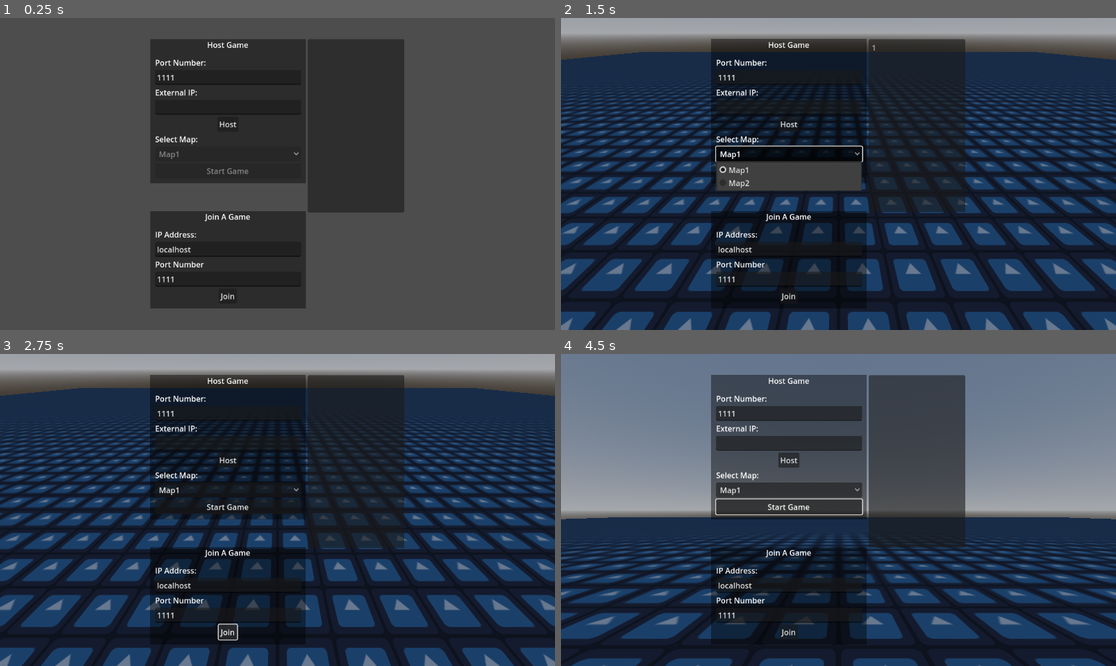
Above: before the commit, frames 1-4 (two rows, left to right).
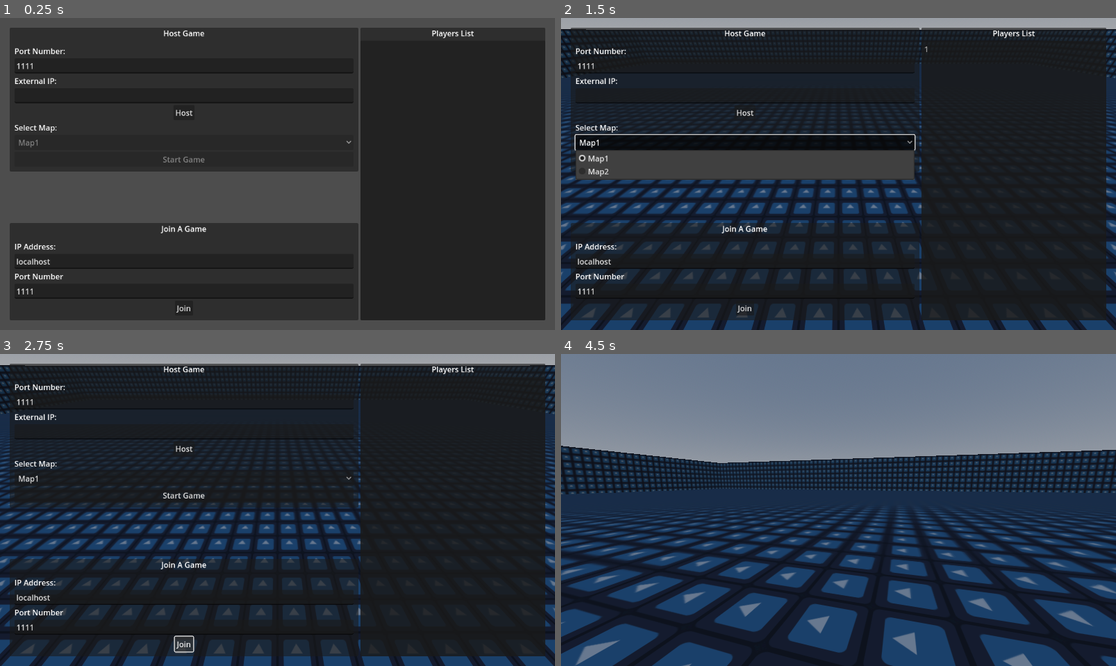
Above: after the commit, the same moments.

Repository: MacdonaldRobinson/Godot4-3D-Multiplayer-Game
Game: Godot game, scene res://Lobby/lobby.tscn
Same seed, same stepped clock (60 frames per second), same inputs: the game is played once before the commit and once after it. The engine's default icon, where the game draws it, is replaced by a stand-in: a white triangle on a blue panel in a dark square.
Inputs (mouse positions are in pixels of both pictures, inside the frame that each line leads up to):
- Up to frame 1 (0.25 s): no input
- Up to frame 2 (1.5 s): click "Host" at 0.5 s; click "Map1" at 1.25 s
- Up to frame 3 (2.75 s): click "Join" at 2 s
- Up to frame 4 (4.5 s): click "Start Game" at 2.75 s; click (788, 506) at 3.5 s, where only the run before the commit has a clickable "Start Game"; tap Enter at 4.25 s; move the mouse to (866, 510) at 4.27 s; hold W (forward) from 4.28 s (still down); tap Ctrl (toggle_mouse_capture) at 4.35 s

The runs differ from the first frame. In frame 1, 56% of the frame differs, in the area x 1-99%, y 3-97%; in frame 2, 51%; in frame 3, 48%; in frame 4, 57%, in the area x 0-100%, y 6-100%.
Error after the commit: Assertion failed: UPNP Discovery Failed (res://Lobby/LobbyManagerUI/lobby_manager_ui.gd:149)

Commit message:
Added UPNP

Diff:
--- /dev/null
+++ b/Lobby/LobbyManagerUI/PlayersList/players_list.tscn
@@ -0,0 +1,20 @@
+[gd_scene format=3 uid="uid://dlnhagrmt1rkv"]
+
+[node name="PlayersList" type="PanelContainer"]
+anchors_preset = 15
+anchor_right = 1.0
+anchor_bottom = 1.0
+grow_horizontal = 2
+grow_vertical = 2
+
+[node name="VBoxContainer" type="VBoxContainer" parent="."]
+layout_mode = 2
+
+[node name="PlayersListLabel" type="Label" parent="VBoxContainer"]
+layout_mode = 2
+text = "Players List"
+
+[node name="PlayersList" type="ItemList" parent="VBoxContainer"]
+layout_mode = 2
+size_flags_vertical = 3
+select_mode = 1
--- a/Lobby/LobbyManagerUI/lobby_manager_ui.gd
+++ b/Lobby/LobbyManagerUI/lobby_manager_ui.gd
@@ -1,13 +1,16 @@
 extends Control
 class_name LobbyManagerUI
 
-@onready var host_port_number = $MarginContainer/HBoxContainer/VBoxContainer3/Host_Join/VBoxContainer/Host/VBoxContainer/MarginContainer2/MarginContainer/PortNumber/PortNumberInput
-@onready var map_selector = $MarginContainer/HBoxContainer/VBoxContainer3/Host_Join/VBoxContainer/Host/VBoxContainer/MarginContainer2/MarginContainer/HostButtonFields/SelectMap/SelectMapInput
-@onready var players_list = $MarginContainer/HBoxContainer/VBoxContainer/PlayersList
-@onready var join_ip_address = $MarginContainer/HBoxContainer/VBoxContainer3/Host_Join/VBoxContainer/Join/VBoxContainer/MarginContainer2/MarginContainer/IPAddressFields/IPAddressInput
-@onready var join_port_number = $MarginContainer/HBoxContainer/VBoxContainer3/Host_Join/VBoxContainer/Join/VBoxContainer/MarginContainer2/MarginContainer/JoinPortNumberFields/JoinPortNumberInput
-@onready var host_external_ip_address = $MarginContainer/HBoxContainer/VBoxContainer3/Host_Join/VBoxContainer/Host/VBoxContainer/MarginContainer2/MarginContainer/HostButtonFields/ExternalIP/ExternalIPInput
-@onready var start_game = $MarginContainer/HBoxContainer/VBoxContainer3/Host_Join/VBoxContainer/Host/VBoxContainer/MarginContainer2/MarginContainer/HostButtonFields/StartGameButton
+@onready var host_port_number = $MarginContainer/HBoxContainer/VBoxContainer3/Host_Join/VBoxContainer/Host/PanelContainer/VBoxContainer/MarginContainer2/MarginContainer/PortNumber/PortNumberInput
+@onready var map_selector = $MarginContainer/HBoxContainer/VBoxContainer3/Host_Join/VBoxContainer/Host/PanelContainer/VBoxContainer/MarginContainer2/MarginContainer/HostButtonFields/SelectMap/SelectMapInput
+@onready var players_list = $MarginContainer/HBoxContainer/VBoxContainer/PanelContainer/VBoxContainer/PlayersList
+@onready var join_ip_address = $MarginContainer/HBoxContainer/VBoxContainer3/Host_Join/VBoxContainer/Join/PanelContainer/VBoxContainer/MarginContainer2/MarginContainer/IPAddressFields/IPAddressInput
+@onready var join_port_number = $MarginContainer/HBoxContainer/VBoxContainer3/Host_Join/VBoxContainer/Join/PanelContainer/VBoxContainer/MarginContainer2/MarginContainer/JoinPortNumberFields/JoinPortNumberInput
+@onready var host_external_ip_address = $MarginContainer/HBoxContainer/VBoxContainer3/Host_Join/VBoxContainer/Host/PanelContainer/VBoxContainer/MarginContainer2/MarginContainer/HostButtonFields/ExternalIP/ExternalIPInput
+@onready var start_game = $MarginContainer/HBoxContainer/VBoxContainer3/Host_Join/VBoxContainer/Host/PanelContainer/VBoxContainer/MarginContainer2/MarginContainer/HostButtonFields/StartGameButton
+
+@export var player_packed_scene:PackedScene
+@export var map_packed_scenes:Array[PackedScene]
 
 var selected_map_index = 0
 var map_scenes: Array[Map]
@@ -22,14 +25,10 @@
 signal StartGame(players:Array[Player])
 
 func _ready():
-	var map_scene_1:Map = preload("res://Maps/Map1/map_1.tscn").instantiate()
-	var map_scene_2:Map = preload("res://Maps/Map2/map_2.tscn").instantiate()
-
-	map_scenes.push_back(map_scene_1)
-	map_scenes.push_back(map_scene_2)
-
-	for scene in map_scenes:
-		map_selector.add_item(scene.name)
+	for map_packed_scene in map_packed_scenes:
+		var scene_instance:Map = map_packed_scene.instantiate()
+		map_scenes.push_back(scene_instance)
+		map_selector.add_item(scene_instance.name)
 
 # Called every frame. 'delta' is the elapsed time since the previous frame.
 func _process(delta):
@@ -45,6 +44,8 @@
 
 	EmmitMapSelected(selected_map_index)
 	add_player(host_peer_id)
+
+	setup_upnp()
 
 	map_selector.disabled = false
 	start_game.disabled = false
@@ -87,7 +88,7 @@
 func add_player(peer_id):
 
 	print("add_player", peer_id)
-	var player = preload("res://Characters/Player/player.tscn").instantiate()
+	var player = player_packed_scene.instantiate()
 	player.name = str(peer_id)
 	player.set_multiplayer_authority(peer_id)
 
@@ -140,3 +141,19 @@
 
 func _on_start_game_button_pressed():
 	StartGame.emit(players)
+
+func setup_upnp():
+	var upnp = UPNP.new()
+	var discover_result = upnp.discover()
+
+	assert(discover_result == UPNP.UPNP_RESULT_SUCCESS, "UPNP Discovery Failed")
+
+	assert(upnp.get_gateway() and upnp.get_gateway().is_valid_gateway() , "UPNP Invalid Gateway")
+
+	var map_result = upnp.add_port_mapping(int(host_port_number.text))
+
+	assert(map_result == UPNP.UPNP_RESULT_SUCCESS, "UPNP Port Mapping Failed")
+
+	print("Successfully Join Address ")
+
+	host_external_ip_address.text = upnp.query_external_address()
--- a/Lobby/LobbyManagerUI/lobby_manager_ui.tscn
+++ b/Lobby/LobbyManagerUI/lobby_manager_ui.tscn
@@ -1,6 +1,9 @@
-[gd_scene load_steps=2 format=3 uid="uid://bu1hfecohiqq5"]
+[gd_scene load_steps=5 format=3 uid="uid://bu1hfecohiqq5"]
 
 [ext_resource type="Script" path="res://Lobby/LobbyManagerUI/lobby_manager_ui.gd" id="1_ni4bo"]
+[ext_resource type="PackedScene" uid="uid://iblvcgqey3fc" path="res://Characters/Player/player.tscn" id="2_ijpgf"]
+[ext_resource type="PackedScene" uid="uid://dx2di36fgl7q" path="res://Maps/Map1/map_1.tscn" id="3_iln7k"]
+[ext_resource type="PackedScene" uid="uid://b2nj73nv1hj5u" path="res://Maps/Map2/map_2.tscn" id="4_gg813"]
 
 [node name="LobbyManagerUI" type="Control"]
 layout_mode = 3
@@ -10,6 +13,8 @@
 grow_horizontal = 2
 grow_vertical = 2
 script = ExtResource("1_ni4bo")
+player_packed_scene = ExtResource("2_ijpgf")
+map_packed_scenes = Array[PackedScene]([ExtResource("3_iln7k"), ExtResource("4_gg813")])
 
 [node name="MarginContainer" type="MarginContainer" parent="."]
 layout_mode = 1
@@ -18,158 +23,156 @@
 anchor_bottom = 1.0
 grow_horizontal = 2
 grow_vertical = 2
+theme_override_constants/margin_left = 20
+theme_override_constants/margin_top = 20
+theme_override_constants/margin_right = 20
+theme_override_constants/margin_bottom = 20
 
 [node name="HBoxContainer" type="HBoxContainer" parent="MarginContainer"]
 layout_mode = 2
-size_flags_horizontal = 4
-size_flags_vertical = 4
 
 [node name="VBoxContainer3" type="VBoxContainer" parent="MarginContainer/HBoxContainer"]
 layout_mode = 2
-size_flags_horizontal = 4
-size_flags_vertical = 4
+size_flags_horizontal = 3
 
 [node name="Host_Join" type="MarginContainer" parent="MarginContainer/HBoxContainer/VBoxContainer3"]
 layout_mode = 2
+size_flags_vertical = 3
 
 [node name="VBoxContainer" type="VBoxContainer" parent="MarginContainer/HBoxContainer/VBoxContainer3/Host_Join"]
 layout_mode = 2
 
 [node name="Host" type="MarginContainer" parent="MarginContainer/HBoxContainer/VBoxContainer3/Host_Join/VBoxContainer"]
 layout_mode = 2
-
-[node name="ColorRect" type="ColorRect" parent="MarginContainer/HBoxContainer/VBoxContainer3/Host_Join/VBoxContainer/Host"]
-layout_mode = 2
-size_flags_vertical = 3
-color = Color(0, 0, 0, 0.419608)
-
-[node name="VBoxContainer" type="VBoxContainer" parent="MarginContainer/HBoxContainer/VBoxContainer3/Host_Join/VBoxContainer/Host"]
-layout_mode = 2
-
-[node name="HostGame" type="Label" parent="MarginContainer/HBoxContainer/VBoxContainer3/Host_Join/VBoxContainer/Host/VBoxContainer"]
+size_flags_vertical = 3
+
+[node name="PanelContainer" type="PanelContainer" parent="MarginContainer/HBoxContainer/VBoxContainer3/Host_Join/VBoxContainer/Host"]
+layout_mode = 2
+
+[node name="VBoxContainer" type="VBoxContainer" parent="MarginContainer/HBoxContainer/VBoxContainer3/Host_Join/VBoxContainer/Host/PanelContainer"]
+layout_mode = 2
+
+[node name="HostGame" type="Label" parent="MarginContainer/HBoxContainer/VBoxContainer3/Host_Join/VBoxContainer/Host/PanelContainer/VBoxContainer"]
 layout_mode = 2
 text = "Host Game"
 horizontal_alignment = 1
 
-[node name="MarginContainer2" type="MarginContainer" parent="MarginContainer/HBoxContainer/VBoxContainer3/Host_Join/VBoxContainer/Host/VBoxContainer"]
+[node name="MarginContainer2" type="MarginContainer" parent="MarginContainer/HBoxContainer/VBoxContainer3/Host_Join/VBoxContainer/Host/PanelContainer/VBoxContainer"]
 layout_mode = 2
 theme_override_constants/margin_left = 10
 theme_override_constants/margin_top = 10
 theme_override_constants/margin_right = 10
 theme_override_constants/margin_bottom = 10
 
-[node name="MarginContainer" type="VBoxContainer" parent="MarginContainer/HBoxContainer/VBoxContainer3/Host_Join/VBoxContainer/Host/VBoxContainer/MarginContainer2"]
-layout_mode = 2
-
-[node name="PortNumber" type="VBoxContainer" parent="MarginContainer/HBoxContainer/VBoxContainer3/Host_Join/VBoxContainer/Host/VBoxContainer/MarginContainer2/MarginContainer"]
-layout_mode = 2
-
-[node name="PortNumberLabel" type="Label" parent="MarginContainer/HBoxContainer/VBoxContainer3/Host_Join/VBoxContainer/Host/VBoxContainer/MarginContainer2/MarginContainer/PortNumber"]
+[node name="MarginContainer" type="VBoxContainer" parent="MarginContainer/HBoxContainer/VBoxContainer3/Host_Join/VBoxContainer/Host/PanelContainer/VBoxContainer/MarginContainer2"]
+layout_mode = 2
+
+[node name="PortNumber" type="VBoxContainer" parent="MarginContainer/HBoxContainer/VBoxContainer3/Host_Join/VBoxContainer/Host/PanelContainer/VBoxContainer/MarginContainer2/MarginContainer"]
+layout_mode = 2
+
+[node name="PortNumberLabel" type="Label" parent="MarginContainer/HBoxContainer/VBoxContainer3/Host_Join/VBoxContainer/Host/PanelContainer/VBoxContainer/MarginContainer2/MarginContainer/PortNumber"]
 layout_mode = 2
 text = "Port Number:"
 
-[node name="PortNumberInput" type="LineEdit" parent="MarginContainer/HBoxContainer/VBoxContainer3/Host_Join/VBoxContainer/Host/VBoxContainer/MarginContainer2/MarginContainer/PortNumber"]
+[node name="PortNumberInput" type="LineEdit" parent="MarginContainer/HBoxContainer/VBoxContainer3/Host_Join/VBoxContainer/Host/PanelContainer/VBoxContainer/MarginContainer2/MarginContainer/PortNumber"]
 layout_mode = 2
 size_flags_horizontal = 3
 text = "1111"
 
-[node name="HostButtonFields" type="VBoxContainer" parent="MarginContainer/HBoxContainer/VBoxContainer3/Host_Join/VBoxContainer/Host/VBoxContainer/MarginContainer2/MarginContainer"]
-layout_mode = 2
-
-[node name="ExternalIP" type="VBoxContainer" parent="MarginContainer/HBoxContainer/VBoxContainer3/Host_Join/VBoxContainer/Host/VBoxContainer/MarginContainer2/MarginContainer/HostButtonFields"]
-layout_mode = 2
-
-[node name="ExternalIPLabel" type="Label" parent="MarginContainer/HBoxContainer/VBoxContainer3/Host_Join/VBoxContainer/Host/VBoxContainer/MarginContainer2/MarginContainer/HostButtonFields/ExternalIP"]
+[node name="HostButtonFields" type="VBoxContainer" parent="MarginContainer/HBoxContainer/VBoxContainer3/Host_Join/VBoxContainer/Host/PanelContainer/VBoxContainer/MarginContainer2/MarginContainer"]
+layout_mode = 2
+
+[node name="ExternalIP" type="VBoxContainer" parent="MarginContainer/HBoxContainer/VBoxContainer3/Host_Join/VBoxContainer/Host/PanelContainer/VBoxContainer/MarginContainer2/MarginContainer/HostButtonFields"]
+layout_mode = 2
+
+[node name="ExternalIPLabel" type="Label" parent="MarginContainer/HBoxContainer/VBoxContainer3/Host_Join/VBoxContainer/Host/PanelContainer/VBoxContainer/MarginContainer2/MarginContainer/HostButtonFields/ExternalIP"]
 layout_mode = 2
 text = "External IP:"
 
-[node name="ExternalIPInput" type="LineEdit" parent="MarginContainer/HBoxContainer/VBoxContainer3/Host_Join/VBoxContainer/Host/VBoxContainer/MarginContainer2/MarginContainer/HostButtonFields/ExternalIP"]
-layout_mode = 2
-
-[node name="HostButton" type="Button" parent="MarginContainer/HBoxContainer/VBoxContainer3/Host_Join/VBoxContainer/Host/VBoxContainer/MarginContainer2/MarginContainer/HostButtonFields"]
+[node name="ExternalIPInput" type="LineEdit" parent="MarginContainer/HBoxContainer/VBoxContainer3/Host_Join/VBoxContainer/Host/PanelContainer/VBoxContainer/MarginContainer2/MarginContainer/HostButtonFields/ExternalIP"]
+layout_mode = 2
+
+[node name="HostButton" type="Button" parent="MarginContainer/HBoxContainer/VBoxContainer3/Host_Join/VBoxContainer/Host/PanelContainer/VBoxContainer/MarginContainer2/MarginContainer/HostButtonFields"]
 layout_mode = 2
 size_flags_horizontal = 4
 size_flags_vertical = 8
 text = "Host"
 
-[node name="SelectMap" type="VBoxContainer" parent="MarginContainer/HBoxContainer/VBoxContainer3/Host_Join/VBoxContainer/Host/VBoxContainer/MarginContainer2/MarginContainer/HostButtonFields"]
-layout_mode = 2
-
-[node name="SelectMapLabel" type="Label" parent="MarginContainer/HBoxContainer/VBoxContainer3/Host_Join/VBoxContainer/Host/VBoxContainer/MarginContainer2/MarginContainer/HostButtonFields/SelectMap"]
+[node name="SelectMap" type="VBoxContainer" parent="MarginContainer/HBoxContainer/VBoxContainer3/Host_Join/VBoxContainer/Host/PanelContainer/VBoxContainer/MarginContainer2/MarginContainer/HostButtonFields"]
+layout_mode = 2
+
+[node name="SelectMapLabel" type="Label" parent="MarginContainer/HBoxContainer/VBoxContainer3/Host_Join/VBoxContainer/Host/PanelContainer/VBoxContainer/MarginContainer2/MarginContainer/HostButtonFields/SelectMap"]
 layout_mode = 2
 text = "Select Map:"
 
-[node name="SelectMapInput" type="OptionButton" parent="MarginContainer/HBoxContainer/VBoxContainer3/Host_Join/VBoxContainer/Host/VBoxContainer/MarginContainer2/MarginContainer/HostButtonFields/SelectMap"]
+[node name="SelectMapInput" type="OptionButton" parent="MarginContainer/HBoxContainer/VBoxContainer3/Host_Join/VBoxContainer/Host/PanelContainer/VBoxContainer/MarginContainer2/MarginContainer/HostButtonFields/SelectMap"]
 layout_mode = 2
 size_flags_horizontal = 3
 disabled = true
 
-[node name="StartGameButton" type="Button" parent="MarginContainer/HBoxContainer/VBoxContainer3/Host_Join/VBoxContainer/Host/VBoxContainer/MarginContainer2/MarginContainer/HostButtonFields"]
+[node name="StartGameButton" type="Button" parent="MarginContainer/HBoxContainer/VBoxContainer3/Host_Join/VBoxContainer/Host/PanelContainer/VBoxContainer/MarginContainer2/MarginContainer/HostButtonFields"]
 layout_mode = 2
 disabled = true
 text = "Start Game"
 
 [node name="MarginContainer" type="MarginContainer" parent="MarginContainer/HBoxContainer/VBoxContainer3/Host_Join/VBoxContainer"]
 layout_mode = 2
+size_flags_vertical = 3
 theme_override_constants/margin_top = 50
 
 [node name="Join" type="MarginContainer" parent="MarginContainer/HBoxContainer/VBoxContainer3/Host_Join/VBoxContainer"]
 layout_mode = 2
-size_flags_vertical = 4
-
-[node name="ColorRect" type="ColorRect" parent="MarginContainer/HBoxContainer/VBoxContainer3/Host_Join/VBoxContainer/Join"]
-layout_mode = 2
-size_flags_vertical = 3
-color = Color(0, 0, 0, 0.419608)
-
-[node name="VBoxContainer" type="VBoxContainer" parent="MarginContainer/HBoxContainer/VBoxContainer3/Host_Join/VBoxContainer/Join"]
-layout_mode = 2
-size_flags_horizontal = 4
-
-[node name="JoinExistingGame" type="Label" parent="MarginContainer/HBoxContainer/VBoxContainer3/Host_Join/VBoxContainer/Join/VBoxContainer"]
+size_flags_vertical = 3
+
+[node name="PanelContainer" type="PanelContainer" parent="MarginContainer/HBoxContainer/VBoxContainer3/Host_Join/VBoxContainer/Join"]
+layout_mode = 2
+
+[node name="VBoxContainer" type="VBoxContainer" parent="MarginContainer/HBoxContainer/VBoxContainer3/Host_Join/VBoxContainer/Join/PanelContainer"]
+layout_mode = 2
+
+[node name="JoinExistingGame" type="Label" parent="MarginContainer/HBoxContainer/VBoxContainer3/Host_Join/VBoxContainer/Join/PanelContainer/VBoxContainer"]
 layout_mode = 2
 text = "Join A Game"
 horizontal_alignment = 1
 
-[node name="MarginContainer2" type="MarginContainer" parent="MarginContainer/HBoxContainer/VBoxContainer3/Host_Join/VBoxContainer/Join/VBoxContainer"]
+[node name="MarginContainer2" type="MarginContainer" parent="MarginContainer/HBoxContainer/VBoxContainer3/Host_Join/VBoxContainer/Join/PanelContainer/VBoxContainer"]
 layout_mode = 2
 theme_override_constants/margin_left = 10
 theme_override_constants/margin_top = 10
 theme_override_constants/margin_right = 10
 theme_override_constants/margin_bottom = 10
 
-[node name="MarginContainer" type="VBoxContainer" parent="MarginContainer/HBoxContainer/VBoxContainer3/Host_Join/VBoxContainer/Join/VBoxContainer/MarginContainer2"]
-layout_mode = 2
-
-[node name="IPAddressFields" type="VBoxContainer" parent="MarginContainer/HBoxContainer/VBoxContainer3/Host_Join/VBoxContainer/Join/VBoxContainer/MarginContainer2/MarginContainer"]
-layout_mode = 2
-size_flags_horizontal = 0
-
-[node name="IPAddressLabel" type="Label" parent="MarginContainer/HBoxContainer/VBoxContainer3/Host_Join/VBoxContainer/Join/VBoxContainer/MarginContainer2/MarginContainer/IPAddressFields"]
+[node name="MarginContainer" type="VBoxContainer" parent="MarginContainer/HBoxContainer/VBoxContainer3/Host_Join/VBoxContainer/Join/PanelContainer/VBoxContainer/MarginContainer2"]
+layout_mode = 2
+
+[node name="IPAddressFields" type="VBoxContainer" parent="MarginContainer/HBoxContainer/VBoxContainer3/Host_Join/VBoxContainer/Join/PanelContainer/VBoxContainer/MarginContainer2/MarginContainer"]
+layout_mode = 2
+
+[node name="IPAddressLabel" type="Label" parent="MarginContainer/HBoxContainer/VBoxContainer3/Host_Join/VBoxContainer/Join/PanelContainer/VBoxContainer/MarginContainer2/MarginContainer/IPAddressFields"]
 layout_mode = 2
 text = "IP Address:"
 
-[node name="IPAddressInput" type="LineEdit" parent="MarginContainer/HBoxContainer/VBoxContainer3/Host_Join/VBoxContainer/Join/VBoxContainer/MarginContainer2/MarginContainer/IPAddressFields"]
+[node name="IPAddressInput" type="LineEdit" parent="MarginContainer/HBoxContainer/VBoxContainer3/Host_Join/VBoxContainer/Join/PanelContainer/VBoxContainer/MarginContainer2/MarginContainer/IPAddressFields"]
 layout_mode = 2
 theme_override_constants/minimum_character_width = 20
 text = "localhost"
 
-[node name="JoinPortNumberFields" type="VBoxContainer" parent="MarginContainer/HBoxContainer/VBoxContainer3/Host_Join/VBoxContainer/Join/VBoxContainer/MarginContainer2/MarginContainer"]
-layout_mode = 2
-
-[node name="JoinPortNumberLabel" type="Label" parent="MarginContainer/HBoxContainer/VBoxContainer3/Host_Join/VBoxContainer/Join/VBoxContainer/MarginContainer2/MarginContainer/JoinPortNumberFields"]
+[node name="JoinPortNumberFields" type="VBoxContainer" parent="MarginContainer/HBoxContainer/VBoxContainer3/Host_Join/VBoxContainer/Join/PanelContainer/VBoxContainer/MarginContainer2/MarginContainer"]
+layout_mode = 2
+
+[node name="JoinPortNumberLabel" type="Label" parent="MarginContainer/HBoxContainer/VBoxContainer3/Host_Join/VBoxContainer/Join/PanelContainer/VBoxContainer/MarginContainer2/MarginContainer/JoinPortNumberFields"]
 layout_mode = 2
 text = "Port Number"
 
-[node name="JoinPortNumberInput" type="LineEdit" parent="MarginContainer/HBoxContainer/VBoxContainer3/Host_Join/VBoxContainer/Join/VBoxContainer/MarginContainer2/MarginContainer/JoinPortNumberFields"]
+[node name="JoinPortNumberInput" type="LineEdit" parent="MarginContainer/HBoxContainer/VBoxContainer3/Host_Join/VBoxContainer/Join/PanelContainer/VBoxContainer/MarginContainer2/MarginContainer/JoinPortNumberFields"]
 layout_mode = 2
 theme_override_constants/minimum_character_width = 20
 text = "1111"
 
-[node name="JoinButtonFields" type="VBoxContainer" parent="MarginContainer/HBoxContainer/VBoxContainer3/Host_Join/VBoxContainer/Join/VBoxContainer/MarginContainer2/MarginContainer"]
-layout_mode = 2
-
-[node name="JoinButton" type="Button" parent="MarginContainer/HBoxContainer/VBoxContainer3/Host_Join/VBoxContainer/Join/VBoxContainer/MarginContainer2/MarginContainer/JoinButtonFields"]
+[node name="JoinButtonFields" type="VBoxContainer" parent="MarginContainer/HBoxContainer/VBoxContainer3/Host_Join/VBoxContainer/Join/PanelContainer/VBoxContainer/MarginContainer2/MarginContainer"]
+layout_mode = 2
+
+[node name="JoinButton" type="Button" parent="MarginContainer/HBoxContainer/VBoxContainer3/Host_Join/VBoxContainer/Join/PanelContainer/VBoxContainer/MarginContainer2/MarginContainer/JoinButtonFields"]
 layout_mode = 2
 size_flags_horizontal = 4
 size_flags_vertical = 8
@@ -177,13 +180,28 @@
 
 [node name="VBoxContainer" type="VBoxContainer" parent="MarginContainer/HBoxContainer"]
 layout_mode = 2
-
-[node name="PlayersList" type="ItemList" parent="MarginContainer/HBoxContainer/VBoxContainer"]
+size_flags_horizontal = 3
+size_flags_stretch_ratio = 0.53
+
+[node name="PanelContainer" type="PanelContainer" parent="MarginContainer/HBoxContainer/VBoxContainer"]
+layout_mode = 2
+size_flags_vertical = 3
+
+[node name="VBoxContainer" type="VBoxContainer" parent="MarginContainer/HBoxContainer/VBoxContainer/PanelContainer"]
+layout_mode = 2
+
+[node name="Label" type="Label" parent="MarginContainer/HBoxContainer/VBoxContainer/PanelContainer/VBoxContainer"]
+layout_mode = 2
+text = "Players List"
+horizontal_alignment = 1
+
+[node name="PlayersList" type="ItemList" parent="MarginContainer/HBoxContainer/VBoxContainer/PanelContainer/VBoxContainer"]
 custom_minimum_size = Vector2(200, 360)
 layout_mode = 2
+size_flags_vertical = 3
 select_mode = 1
 
-[connection signal="pressed" from="MarginContainer/HBoxContainer/VBoxContainer3/Host_Join/VBoxContainer/Host/VBoxContainer/MarginContainer2/MarginContainer/HostButtonFields/HostButton" to="." method="_on_host_button_pressed"]
-[connection signal="item_selected" from="MarginContainer/HBoxContainer/VBoxContainer3/Host_Join/VBoxContainer/Host/VBoxContainer/MarginContainer2/MarginContainer/HostButtonFields/SelectMap/SelectMapInput" to="." method="_on_select_map_input_item_selected"]
-[connection signal="pressed" from="MarginContainer/HBoxContainer/VBoxContainer3/Host_Join/VBoxContainer/Host/VBoxContainer/MarginContainer2/MarginContainer/HostButtonFields/StartGameButton" to="." method="_on_start_game_button_pressed"]
-[connection signal="pressed" from="MarginContainer/HBoxContainer/VBoxContainer3/Host_Join/VBoxContainer/Join/VBoxContainer/MarginContainer2/MarginContainer/JoinButtonFields/JoinButton" to="." method="_on_join_button_pressed"]
+[connection signal="pressed" from="MarginContainer/HBoxContainer/VBoxContainer3/Host_Join/VBoxContainer/Host/PanelContainer/VBoxContainer/MarginContainer2/MarginContainer/HostButtonFields/HostButton" to="." method="_on_host_button_pressed"]
+[connection signal="item_selected" from="MarginContainer/HBoxContainer/VBoxContainer3/Host_Join/VBoxContainer/Host/PanelContainer/VBoxContainer/MarginContainer2/MarginContainer/HostButtonFields/SelectMap/SelectMapInput" to="." method="_on_select_map_input_item_selected"]
+[connection signal="pressed" from="MarginContainer/HBoxContainer/VBoxContainer3/Host_Join/VBoxContainer/Host/PanelContainer/VBoxContainer/MarginContainer2/MarginContainer/HostButtonFields/StartGameButton" to="." method="_on_start_game_button_pressed"]
+[connection signal="pressed" from="MarginContainer/HBoxContainer/VBoxContainer3/Host_Join/VBoxContainer/Join/PanelContainer/VBoxContainer/MarginContainer2/MarginContainer/JoinButtonFields/JoinButton" to="." method="_on_join_button_pressed"]
--- a/Lobby/lobby.gd
+++ b/Lobby/lobby.gd
@@ -60,7 +60,9 @@
 	if player:
 		players_container.remove_child(player)
 
-
+@rpc("call_local")
+func HideLobbyManagerUI():
+	lobby_manager_ui.hide()
 
 func _on_lobby_manager_ui_start_game(players):
 	clear_players()
@@ -69,3 +71,5 @@
 
 	for player in players:
 		players_container.add_child(player)
+
+	HideLobbyManagerUI.rpc()
--- a/Maps/Map1/map_1.tscn
+++ b/Maps/Map1/map_1.tscn
@@ -1,11 +1,7 @@
-[gd_scene load_steps=7 format=3 uid="uid://dx2di36fgl7q"]
+[gd_scene load_steps=8 format=3 uid="uid://dx2di36fgl7q"]
 
 [ext_resource type="Texture2D" uid="uid://cfan7hyxhi51t" path="res://icon.svg" id="1_uwnvh"]
 [ext_resource type="Script" path="res://Maps/Map1/map_1.gd" id="1_xo1v0"]
-
-[sub_resource type="StandardMaterial3D" id="StandardMaterial3D_v6bkv"]
-albedo_texture = ExtResource("1_uwnvh")
-uv1_triplanar = true
 
 [sub_resource type="ProceduralSkyMaterial" id="ProceduralSkyMaterial_yp2ip"]
 
@@ -16,13 +12,15 @@
 background_mode = 2
 sky = SubResource("Sky_ne3b1")
 
+[sub_resource type="StandardMaterial3D" id="StandardMaterial3D_alcnv"]
+albedo_texture = ExtResource("1_uwnvh")
+uv1_triplanar = true
+
+[sub_resource type="StandardMaterial3D" id="StandardMaterial3D_i85ng"]
+uv1_triplanar = true
+
 [node name="Map1" type="Node3D"]
 script = ExtResource("1_xo1v0")
-
-[node name="CSGBox3D" type="CSGBox3D" parent="."]
-material_overlay = SubResource("StandardMaterial3D_v6bkv")
-use_collision = true
-size = Vector3(100, 1, 100)
 
 [node name="WorldEnvironment" type="WorldEnvironment" parent="."]
 environment = SubResource("Environment_y88o4")
@@ -32,3 +30,17 @@
 
 [node name="Players" type="Node3D" parent="."]
 transform = Transform3D(1, 0, 0, 0, 1, 0, 0, 0, 1, 0, 1.86503, 0)
+
+[node name="CSGCombiner3D" type="CSGCombiner3D" parent="."]
+material_override = SubResource("StandardMaterial3D_alcnv")
+use_collision = true
+
+[node name="CSGBox3D" type="CSGBox3D" parent="CSGCombiner3D"]
+use_collision = true
+size = Vector3(100, 10, 100)
+
+[node name="CSGBox3D2" type="CSGBox3D" parent="CSGCombiner3D"]
+transform = Transform3D(1, 0, 0, 0, 1, 0, 0, 0, 1, 0, 5.92064, 0)
+material_overlay = SubResource("StandardMaterial3D_i85ng")
+operation = 2
+size = Vector3(90, 15, 90)
